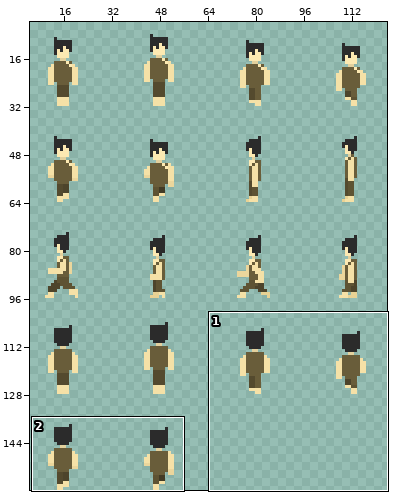
A pixel-art file gets an edit: player/player_sprite.ase. The picture above shows the old version from afar; the outline marks the close-up.
Close-up. Before the commit:
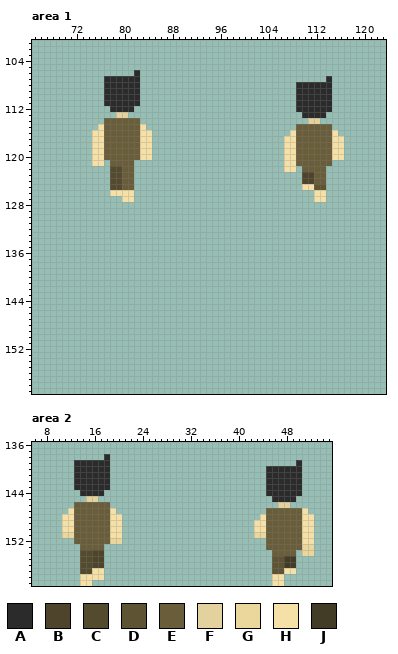
128x160 pixels, 1 frame. Colours within 5 levels of each other are drawn and written as one. Shown: area 1: x 65..123, y 101..159; area 2: x 6..55, y 136..159. The wide view leaves out empty margins. The commit also changed other parts of the picture, which this record leaves out.
Palette (. is transparent): A #2b2b2b  B #4d442b  C #544a2e  D #5e5333  E #695d3a  F #e3d19e  G #ebd69c  H #f5e1a7  J #423b26
Once edited:
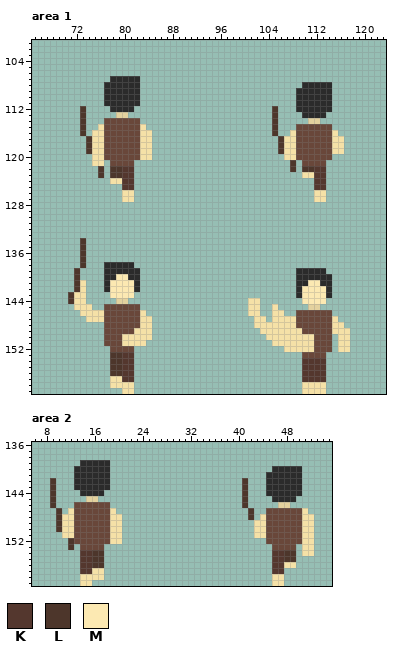
Colours new in this view: K #54372e  L #4d362b  M #fce9b2
The exact change:
layer "colored_player" now hidden
layer "colored_villager_hunter" now shown
colour E: #695d3a -> #69473a
Area 1:
y 106: x 82 A -> .
y 107: x 77 A -> .; x 114 A -> .
y 108: x 109 A -> .
y 112..116: x 73 . -> L; x 105 . -> L
y 117..119: x 74 . -> L; x 106 . -> L
y 120: x 115..116 HH -> ..
y 121: x 107..109 HHE -> .L.; x 114 E -> .
y 122: x 76 . -> L; x 78..81 CCEE -> LLKK; x 107..108 HH -> .L; x 110..113 EEEE -> LLKK
y 123: x 76 . -> L; x 78..81 CCEE -> LLKK; x 110..113 BBEE -> HHKK
y 124: x 78..81 CCEE -> HHKK; x 110..113 BBEE -> ..KK
y 125: x 78..81 CCEE -> ..KK; x 110..113 HHDD -> ..KK
y 126: x 78..79 HH -> ..
y 134..137: x 73 . -> L
y 138: x 73 . -> L; x 77..81 ..... -> AAAAA
y 139: x 72 . -> L; x 77..82 ...... -> AAAAAA; x 109..113 ..... -> AAAAA
y 140: x 72 . -> L; x 77..82 ...... -> AAMMAA; x 109..114 ...... -> AAAAAA
y 141: x 72..73 .. -> LH; x 77..82 ...... -> AMMMMA; x 109..114 ...... -> AAMMAA
y 142: x 72..73 .. -> LH; x 77..82 ...... -> AMMMMA; x 109..114 ...... -> AMMMMA
y 143: x 71..73 ... -> LHH; x 78..81 .... -> MMMM; x 109..114 ...... -> AMMMMA
y 144: x 71..73 ... -> LHH; x 79..80 .. -> FF; x 101..102 .. -> HH; x 110..113 .... -> MMMM
y 145: x 72..74 ... -> HHH; x 77..82 ...... -> EEEEEE; x 101..102 .. -> HH; x 105 . -> H; x 111..112 .. -> FF
y 146: x 73..83 ........... -> HHHHEEEEEEH; x 101..102 .. -> HH; x 105..106 .. -> HH; x 109..114 ...... -> EEEEEE
y 147: x 74..84 ........... -> HHHEEEEEEHH; x 102..103 .. -> HH; x 105..115 ........... -> HHHHEEEEEEH
y 148: x 77..84 ........ -> EEEEEEHH; x 102..116 ............... -> HHHHHHHEEEEEEHH
y 149: x 77..84 ........ -> EEEEEHHH; x 103..117 ............... -> HHHHHHHEEEEEHHH
y 150: x 77..84 ........ -> EEEHHHHH; x 104..114 ........... -> HHHHHHHHEEE; x 116..117 .. -> HH
y 151: x 77..83 ....... -> EEEHHHH; x 105..114 .......... -> HHHHHHHEEE; x 116..117 .. -> HH
y 152: x 78..81 .... -> EEEE; x 107..114 ........ -> HHHHHEEE; x 116..117 .. -> HH
y 153: x 78..81 .... -> LLKK; x 110..113 .... -> EEEE
y 154..156: x 78..81 .... -> LLKK; x 110..113 .... -> KKKK
y 157: x 78..81 .... -> HHKK; x 110..113 .... -> KKKK
y 158: x 78..81 .... -> HHHH; x 110..113 .... -> HHHH
y 159: x 80..81 .. -> HH; x 110..113 .... -> HHHH
Area 2:
y 138: x 18 A -> .
y 139: x 13 A -> .; x 50 A -> .
y 140: x 45 A -> .
y 142..146: x 9 . -> L; x 41 . -> L
y 147..148: x 10 . -> L; x 42 . -> L
y 149..150: x 10 . -> L
y 151: x 11..12 GG -> HH; x 43..44 GG -> HH
y 152: x 12 . -> L; x 19..20 GG -> HH
y 153: x 12 . -> L; x 45 E -> .; x 50..52 EGG -> .HH
y 154: x 14..17 CCBB -> KKLL; x 46..49 EEEE -> KKLL; x 51..52 GG -> HH
y 155: x 14..17 CCBB -> KKLL; x 46..49 DDJJ -> KKLL
y 156: x 14..17 CCBB -> KKLL; x 46..49 DDJJ -> KKHH
y 157: x 14..15 CC -> KK; x 46..49 DDHH -> KK..
